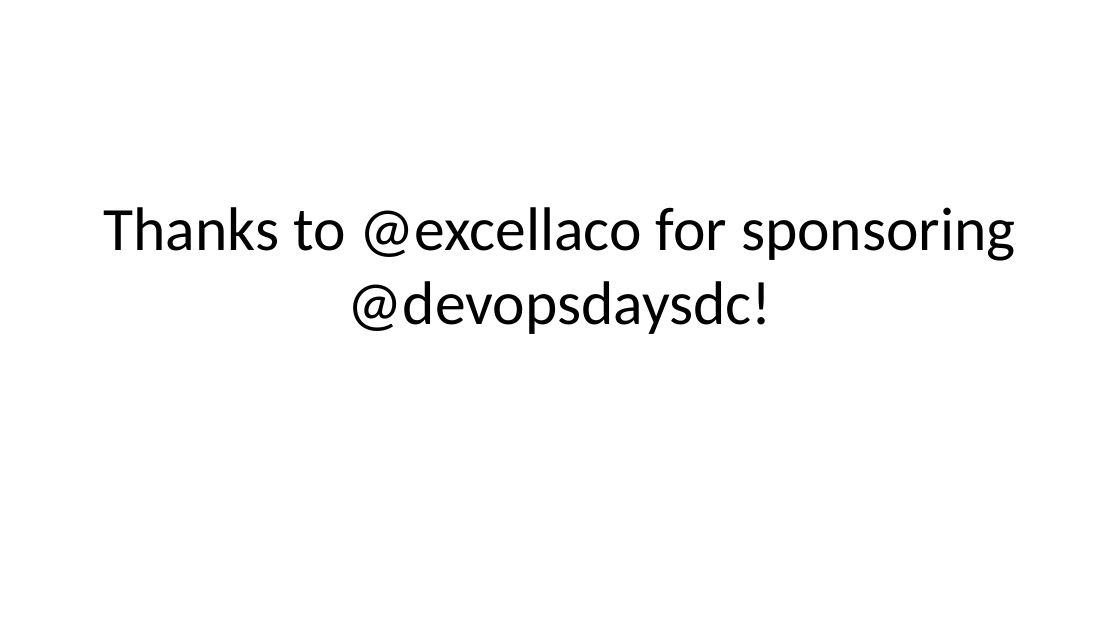
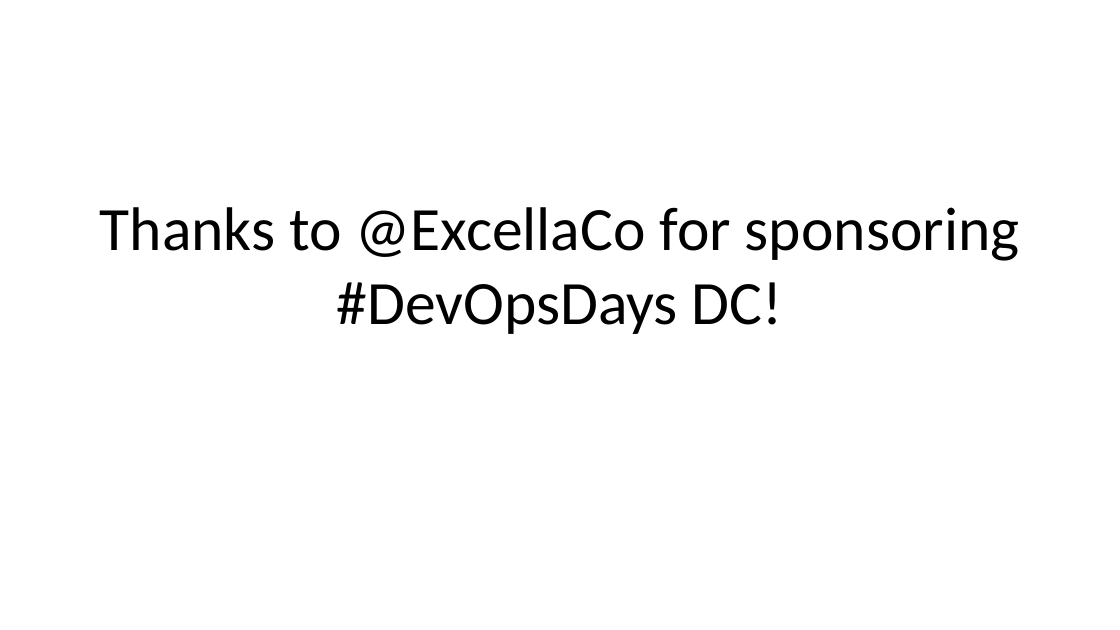
Before and after one commit to DevOpsDaysDC/planning, a slide deck: slide 3 of sponsor_pitches.pptx (slide 2 before the commit). Drawn at 1120x630 pixels with LibreOffice and Linux fonts; fonts in the diff are those of the drawing; background and template pictures are left out. Boxes give left, top, right and bottom in pixels: in the first picture for what was removed or moved away, otherwise in the second. Text is boxed around its words. In the diff, an @@ line names an element or a change of style, - is before the commit and + after.

```diff
--- a/sponsor_pitches.pptx
+++ b/sponsor_pitches.pptx
@@ title at [100, 207, 1020, 334]: text changed @@
-Thanks to @excellaco for sponsoring @devopsdaysdc!
+Thanks to @ExcellaCo for sponsoring #DevOpsDays DC!
```
Also in this commit, not shown: 14 other slides changed, 5 slides added, 3 other files.
